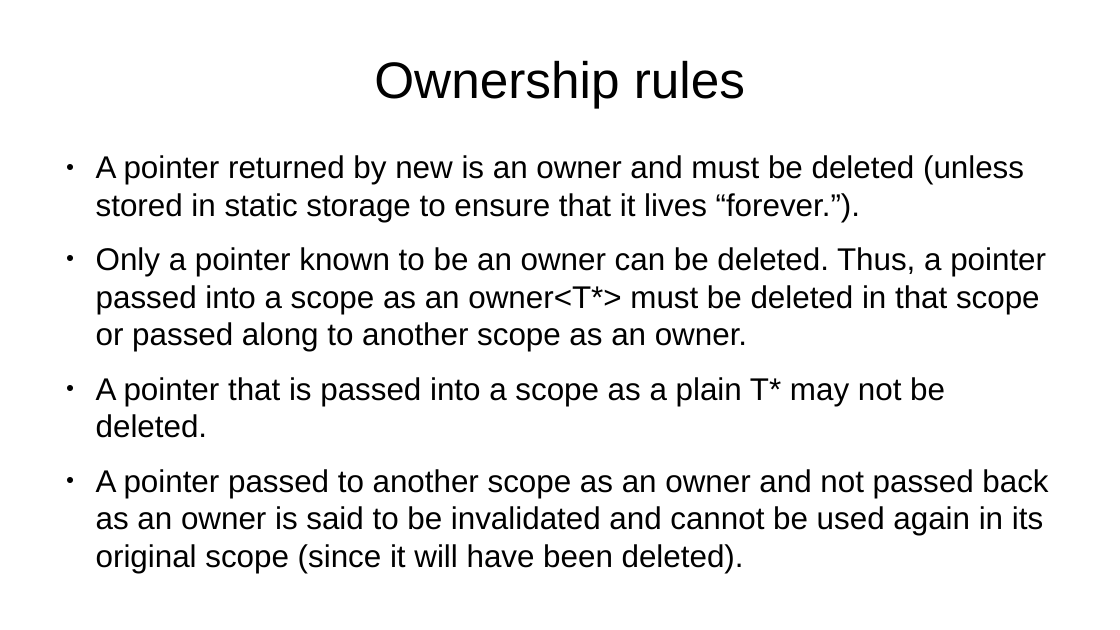
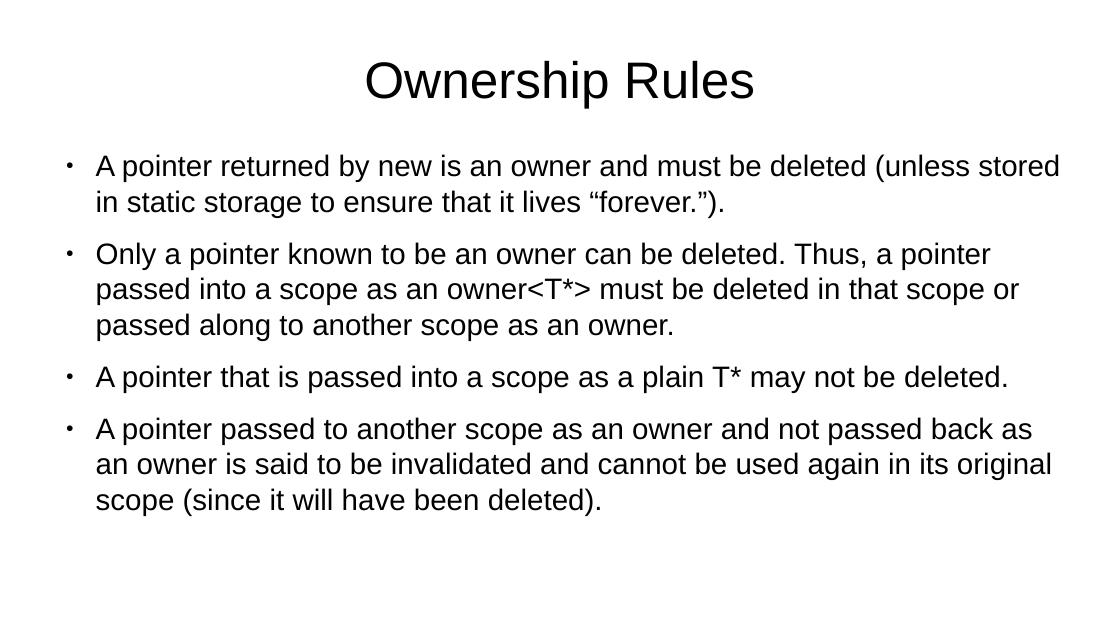
Before and after one commit to LongArmMcGee/cpp-safety, a slide deck: slide 32 of images/safe_cpp_graphics.pptx (slide 30 before the commit). Drawn at 1120x630 pixels with LibreOffice and Linux fonts; fonts in the diff are those of the drawing. Boxes give left, top, right and bottom in pixels: in the first picture for what was removed or moved away, otherwise in the second. Text is boxed around its words. In the diff, an @@ line names an element or a change of style, - is before the commit and + after.

Commit message:
final updates
-added def'n slide
-some font emphasis
-add name and subtitle to start slide
-updated pdf export

```diff
--- a/images/safe_cpp_graphics.pptx
+++ b/images/safe_cpp_graphics.pptx
@@ title at [364,60,755,108]: text changed @@
-Ownership rules
+Ownership Rules
@@ text "A pointer returned by new ..." at [96,154,1060,515]: size 26.9 to 25.3 pt @@
```
Also in this commit, not shown: 11 other slides changed, 3 slides added, 1 slide removed, 1 other file.
